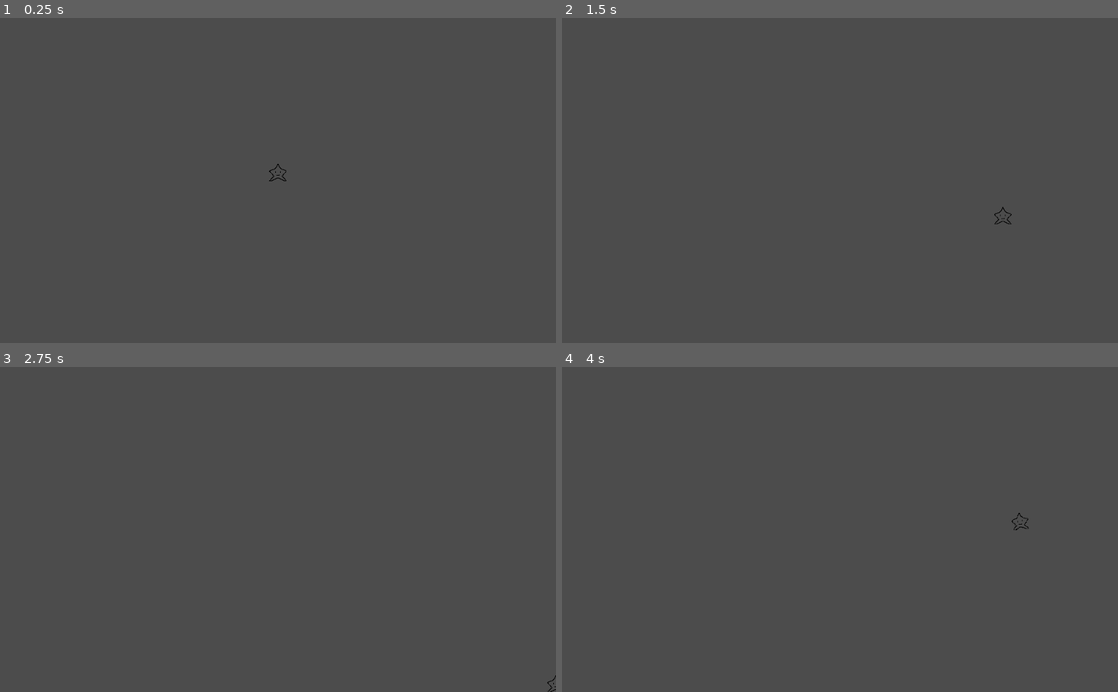
Above: before the commit, frames 1-4 (two rows, left to right).
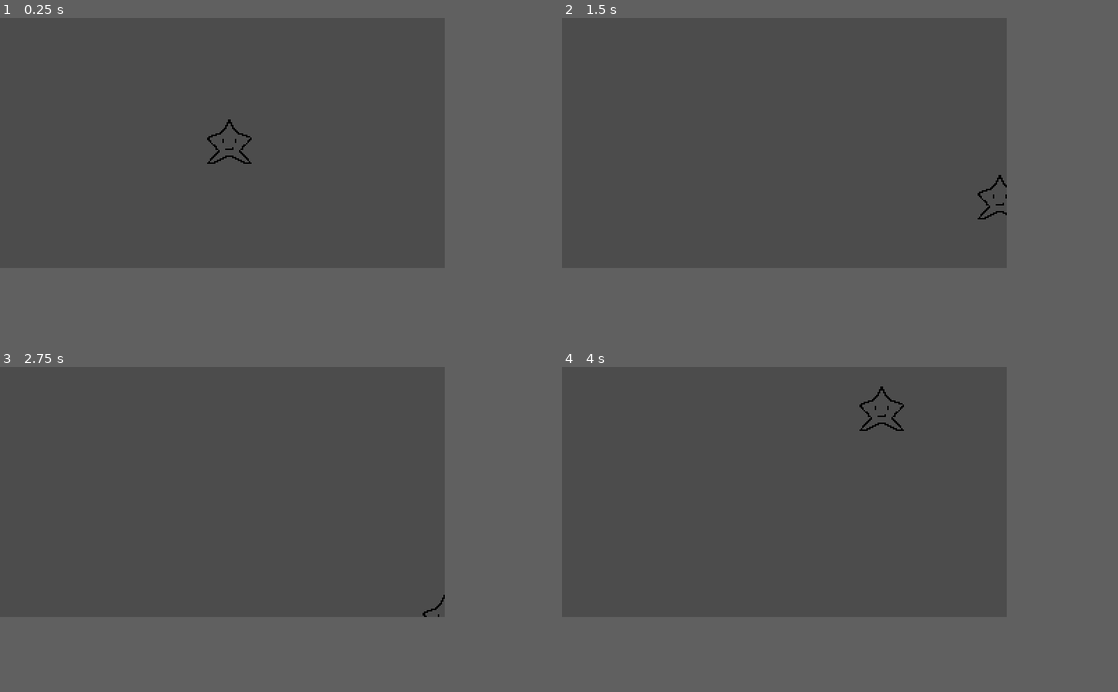
Above: after the commit, the same moments.

Repository: ucsdRgross/gamedev
Game: Godot game, scene res://World/World.tscn
Two runs of this game, one before a commit and one after it. Both use one fixed random seed, a clock stepped at 60 frames per second and the inputs below. Before the commit the project starts from res://entities/player/Player.tscn.
Inputs:
- Up to frame 1 (0.25 s): no input
- Up to frame 2 (1.5 s): tap Enter at 0.5 s; hold D (move_right, bound only before the commit) 0.53-1.28 s; hold S (move_down, bound only before the commit) from 1.28 s (still down)
- Up to frame 3 (2.75 s): release S (move_down, bound only before the commit) at 2.03 s; hold D (move_right, bound only before the commit) from 2.03 s (still down)
- Up to frame 4 (4 s): release D (move_right, bound only before the commit) at 2.78 s; hold W (move_up, bound only before the commit) 2.78-3.53 s; hold A (move_left, bound only before the commit) from 3.53 s (still down)
In our replay, the window is 800x468 before the commit and 640x360 after it. These sizes can differ from the game's own. Grey fills any space a smaller window leaves; there, only what the larger window draws over its background counts as a difference.

The runs differ from the first frame. In frame 1, 0.2% of the frame differs, in the area x 37-52%, y 31-51%; in frame 2, 0.2%; in frame 3, less than 0.1%; in frame 4, 0.2%.

Commit message:
changed player types for better physics

Diff:
--- /dev/null
+++ b/Godot/World/World.tscn
@@ -0,0 +1,8 @@
+[gd_scene load_steps=2 format=2]
+
+[ext_resource path="res://entities/player/Player.tscn" type="PackedScene" id=1]
+
+[node name="World" type="Node2D"]
+
+[node name="Player" parent="." instance=ExtResource( 1 )]
+position = Vector2( 165, 89 )
--- a/Godot/entities/player/Player.gd
+++ b/Godot/entities/player/Player.gd
@@ -1,7 +1,8 @@
-extends Area2D
+extends KinematicBody2D
 
 # Declare member variables here.
-export var speed = 400.0
+export (int) var speed = 200
+var velocity = Vector2()
 var screen_size = Vector2.ZERO
 
 # Called when the node enters the scene tree for the first time.
@@ -9,30 +10,25 @@
 	screen_size = get_viewport_rect().size
 	print(screen_size)
 
+#gets key presses
+#https://docs.godotengine.org/en/stable/tutorials/2d/2d_movement.html#:~:text=Click-and-move,-This%20last%20example&text=Clicking%20on%20the%20screen%20will,move%20to%20the%20target%20location.
+func get_input():
+	velocity = Vector2()
+	if Input.is_action_pressed("right"):
+		velocity.x += 1
+	if Input.is_action_pressed("left"):
+		velocity.x -= 1
+	if Input.is_action_pressed("down"):
+		velocity.y += 1
+	if Input.is_action_pressed("up"):
+		velocity.y -= 1
+	velocity = velocity.normalized() * speed
+
 # Called every frame. 'delta' is the elapsed time since the previous frame.
-func _process(delta):
-	#vector is (x,y)
-	var direction = Vector2.ZERO
-	#key presses
-	if Input.is_action_pressed("move_right"):
-		direction.x += 1
-	if Input.is_action_pressed("move_left"):
-		direction.x -= 1
-	if Input.is_action_pressed("move_up"):
-		direction.y -= 1
-	if Input.is_action_pressed("move_down"):
-		direction.y += 1
+func _physics_process(delta):
+	get_input()
+	velocity = move_and_slide(velocity)
 
-	if direction.length() > 0:
-		#prevents moving faster diagonally
-		direction = direction.normalized()
-		$AnimatedSprite.play()
-	else:
-		$AnimatedSprite.stop()
-		$AnimatedSprite.frame = 0
-
-	#delta is time since last frame, prevents moving faster with higher framerate and slower with lower framerate
-	position += direction * speed * delta
 	#player cannot move beyond edge of screen
 	position.x = clamp(position.x, 0, screen_size.x)
 	position.y = clamp(position.y, 0, screen_size.y)
--- a/Godot/entities/player/Player.tscn
+++ b/Godot/entities/player/Player.tscn
@@ -1,46 +1,15 @@
-[gd_scene load_steps=9 format=2]
+[gd_scene load_steps=3 format=2]
 
 [ext_resource path="res://entities/player/Player.gd" type="Script" id=1]
-[ext_resource path="res://art/32sprite-Sheet.png" type="Texture" id=2]
+[ext_resource path="res://entities/player/32sprite-Sheet.png" type="Texture" id=2]
 
-[sub_resource type="AtlasTexture" id=1]
-flags = 4
-atlas = ExtResource( 2 )
-region = Rect2( 0, 0, 32, 32 )
+[node name="Player" type="KinematicBody2D"]
+position = Vector2( 159, 84 )
+script = ExtResource( 1 )
+__meta__ = {
+"_edit_group_": true
+}
 
-[sub_resource type="AtlasTexture" id=2]
-flags = 4
-atlas = ExtResource( 2 )
-region = Rect2( 32, 0, 32, 32 )
-
-[sub_resource type="AtlasTexture" id=3]
-flags = 4
-atlas = ExtResource( 2 )
-region = Rect2( 64, 0, 32, 32 )
-
-[sub_resource type="AtlasTexture" id=4]
-flags = 4
-atlas = ExtResource( 2 )
-region = Rect2( 96, 0, 32, 32 )
-
-[sub_resource type="SpriteFrames" id=5]
-animations = [ {
-"frames": [ SubResource( 1 ), SubResource( 2 ), SubResource( 3 ), SubResource( 4 ) ],
-"loop": true,
-"name": "walk",
-"speed": 5.0
-} ]
-
-[sub_resource type="RectangleShape2D" id=6]
-extents = Vector2( 16, 16 )
-
-[node name="Player" type="Area2D"]
-position = Vector2( 512, 285 )
-script = ExtResource( 1 )
-
-[node name="AnimatedSprite" type="AnimatedSprite" parent="."]
-frames = SubResource( 5 )
-animation = "walk"
-
-[node name="CollisionShape2D" type="CollisionShape2D" parent="."]
-shape = SubResource( 6 )
+[node name="Sprite" type="Sprite" parent="."]
+texture = ExtResource( 2 )
+hframes = 4
--- a/Godot/project.godot
+++ b/Godot/project.godot
@@ -11,32 +11,60 @@
 [application]
 
 config/name="Godot"
-run/main_scene="res://entities/player/Player.tscn"
+run/main_scene="res://World/World.tscn"
 config/icon="res://icon.png"
 
 [display]
 
+window/size/width=320
+window/size/height=180
+window/size/test_width=1280
+window/size/test_height=720
 window/stretch/mode="2d"
 window/stretch/aspect="keep"
 
+[importer_defaults]
+
+texture={
+"compress/bptc_ldr": 0,
+"compress/hdr_mode": 0,
+"compress/lossy_quality": 0.7,
+"compress/mode": 0,
+"compress/normal_map": 0,
+"detect_3d": false,
+"flags/anisotropic": false,
+"flags/filter": false,
+"flags/mipmaps": false,
+"flags/repeat": 0,
+"flags/srgb": 2,
+"process/HDR_as_SRGB": false,
+"process/fix_alpha_border": true,
+"process/invert_color": false,
+"process/normal_map_invert_y": false,
+"process/premult_alpha": false,
+"size_limit": 0,
+"stream": false,
+"svg/scale": 1.0
+}
+
 [input]
 
-move_up={
+up={
 "deadzone": 0.5,
 "events": [ Object(InputEventKey,"resource_local_to_scene":false,"resource_name":"","device":0,"alt":false,"shift":false,"control":false,"meta":false,"command":false,"pressed":false,"scancode":0,"physical_scancode":87,"unicode":0,"echo":false,"script":null)
  ]
 }
-move_right={
+right={
 "deadzone": 0.5,
 "events": [ Object(InputEventKey,"resource_local_to_scene":false,"resource_name":"","device":0,"alt":false,"shift":false,"control":false,"meta":false,"command":false,"pressed":false,"scancode":0,"physical_scancode":68,"unicode":0,"echo":false,"script":null)
  ]
 }
-move_down={
+down={
 "deadzone": 0.5,
 "events": [ Object(InputEventKey,"resource_local_to_scene":false,"resource_name":"","device":0,"alt":false,"shift":false,"control":false,"meta":false,"command":false,"pressed":false,"scancode":0,"physical_scancode":83,"unicode":0,"echo":false,"script":null)
  ]
 }
-move_left={
+left={
 "deadzone": 0.5,
 "events": [ Object(InputEventKey,"resource_local_to_scene":false,"resource_name":"","device":0,"alt":false,"shift":false,"control":false,"meta":false,"command":false,"pressed":false,"scancode":0,"physical_scancode":65,"unicode":0,"echo":false,"script":null)
  ]
@@ -48,7 +76,6 @@
 
 [rendering]
 
-quality/driver/driver_name="GLES2"
 vram_compression/import_etc=true
 vram_compression/import_etc2=false
 environment/default_environment="res://default_env.tres"
Renamed: Godot/art/32sprite-Sheet.png -> Godot/entities/player/32sprite-Sheet.png
Not shown, changed: Godot/entities/player/32sprite-Sheet.png.import
